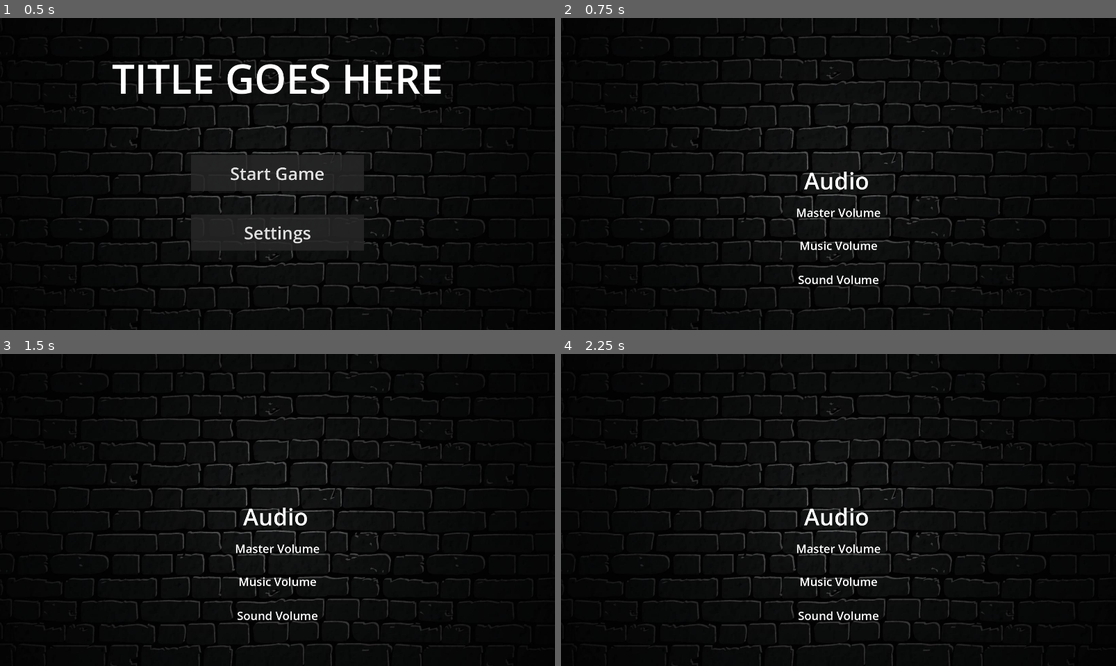
Above: before the commit, frames 1-4 (two rows, left to right).
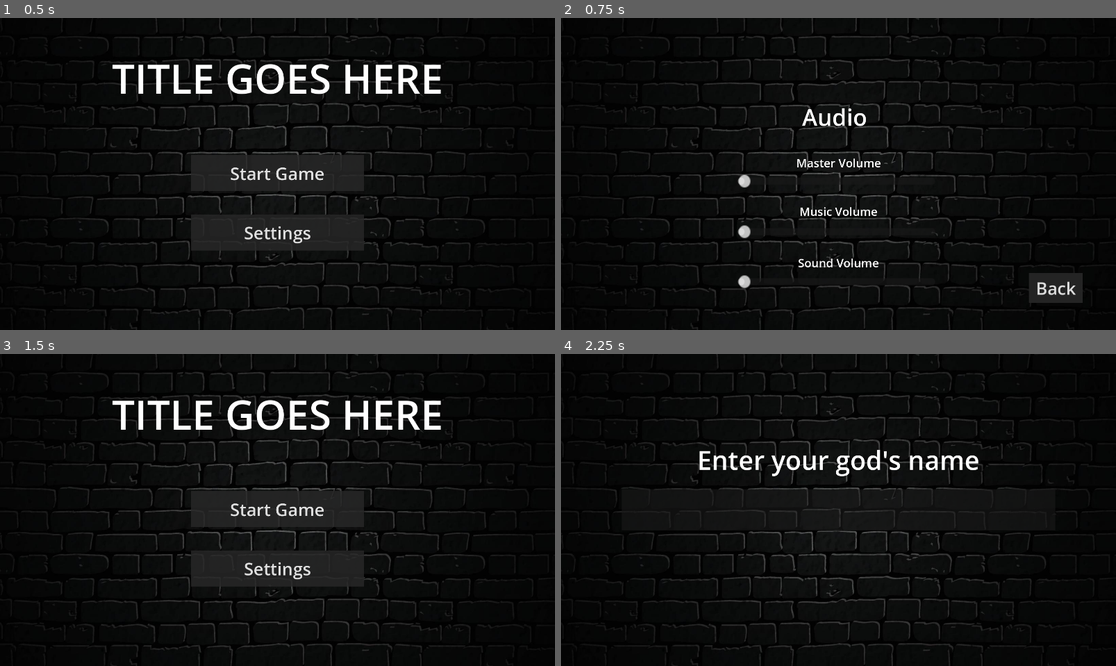
Above: after the commit, the same moments.

Repository: ShroomySquid/Ludum_Dare
Game: Godot game, scene res://root_menu_node.tscn
Two runs of this game, one before a commit and one after it. Both use one fixed random seed, a clock stepped at 60 frames per second and the inputs below. Before the commit the project starts from res://title_screen.tscn.
Inputs (mouse positions are in pixels of both pictures, inside the frame that each line leads up to):
- Up to frame 1 (0.5 s): no input
- Up to frame 2 (0.75 s): click "Settings" at 0.5 s
- Up to frame 3 (1.5 s): click (493, 625) at 1.25 s, where only the run after the commit has a clickable "Back"
- Up to frame 4 (2.25 s): click (838, 510) at 2 s, where only the run after the commit has a clickable "Start Game"

Frame 1 is identical in both runs. In frame 2, 2.6% of the frame differs, in the area x 31-94%, y 28-92%; in frame 3, 4.6%, in the area x 20-80%, y 14-86%; in frame 4, 2.1%.

Commit message:
added music to menu scenes

Diff:
--- a/ui_prototype/SettingsButton.gd
+++ b/ui_prototype/SettingsButton.gd
@@ -1,4 +1,10 @@
 extends Button
 
 func _on_pressed():
-	get_tree().change_scene_to_file("res://settings.tscn")
+	var settings_scene = $"../../../../../settings"
+	var title_screen_scene = $"../../../.."
+	var name_page_scene = $"../../../../../name_page"
+
+	settings_scene.show()
+	title_screen_scene.hide()
+	name_page_scene.hide()
--- a/ui_prototype/StartButton.gd
+++ b/ui_prototype/StartButton.gd
@@ -3,4 +3,10 @@
 
 
 func _on_pressed():
-	get_tree().change_scene_to_file("res://name_page.tscn")
+	var settings_scene = $"../../../../../settings"
+	var title_screen_scene = $"../../../.."
+	var name_page_scene = $"../../../../../name_page"
+
+	settings_scene.hide()
+	title_screen_scene.hide()
+	name_page_scene.show()
--- /dev/null
+++ b/ui_prototype/audio_manager.gd
@@ -0,0 +1,11 @@
+extends AudioStreamPlayer
+
+
+# Called when the node enters the scene tree for the first time.
+func _ready():
+	self.play()
+
+
+func _process(delta):
+	if !self.playing:
+		self.play()
--- /dev/null
+++ b/ui_prototype/audio_manager.tscn
@@ -0,0 +1,8 @@
+[gd_scene load_steps=3 format=3 uid="uid://b64k0dhbslb86"]
+
+[ext_resource type="AudioStream" uid="uid://bvknnw5u58q7s" path="res://audio/Musique_MenuPrincipal.mp3" id="1_7avjb"]
+[ext_resource type="Script" path="res://audio_manager.gd" id="2_6fxxu"]
+
+[node name="audio_manager" type="AudioStreamPlayer"]
+stream = ExtResource("1_7avjb")
+script = ExtResource("2_6fxxu")
--- /dev/null
+++ b/ui_prototype/back_button.gd
@@ -0,0 +1,11 @@
+extends Button
+
+
+func _on_pressed():
+	var settings_scene = $".."
+	var title_screen_scene = $"../../TitleScreen"
+	var name_page_scene = $"../../name_page"
+
+	settings_scene.hide()
+	title_screen_scene.show()
+	name_page_scene.hide()
--- /dev/null
+++ b/ui_prototype/name_page.gd
@@ -0,0 +1,6 @@
+extends Control
+
+
+# Called when the node enters the scene tree for the first time.
+func _ready():
+	self.hide()
--- a/ui_prototype/name_page.tscn
+++ b/ui_prototype/name_page.tscn
@@ -21,21 +21,30 @@
 texture = ExtResource("1_sih2i")
 
 [node name="god_name_label" type="Label" parent="."]
-layout_mode = 2
-offset_left = 12.0
-offset_top = 210.0
-offset_right = 1908.0
-offset_bottom = 347.0
-theme_override_font_sizes/font_size = 100
+layout_mode = 1
+anchors_preset = 5
+anchor_left = 0.5
+anchor_right = 0.5
+offset_left = -948.0
+offset_top = 304.0
+offset_right = 948.0
+offset_bottom = 441.0
+grow_horizontal = 2
+theme_override_font_sizes/font_size = 90
 text = "Enter your god's name"
 horizontal_alignment = 1
 
 [node name="LineEdit" type="LineEdit" parent="."]
-layout_mode = 2
-offset_left = 178.0
-offset_top = 404.0
-offset_right = 1678.0
-offset_bottom = 549.0
+layout_mode = 1
+anchors_preset = 8
+anchor_left = 0.5
+anchor_top = 0.5
+anchor_right = 0.5
+anchor_bottom = 0.5
+offset_left = -750.0
+offset_top = -72.5
+offset_right = 750.0
+offset_bottom = 72.5
 grow_horizontal = 2
 grow_vertical = 2
 size_flags_horizontal = 4
--- a/ui_prototype/project.godot
+++ b/ui_prototype/project.godot
@@ -11,7 +11,7 @@
 [application]
 
 config/name="ui_prototype"
-run/main_scene="res://title_screen.tscn"
+run/main_scene="res://root_menu_node.tscn"
 config/features=PackedStringArray("4.2", "Forward Plus")
 config/icon="res://icon.svg"
 
--- /dev/null
+++ b/ui_prototype/root_menu_node.tscn
@@ -0,0 +1,286 @@
+[gd_scene load_steps=11 format=3 uid="uid://di80cpj3n1ee1"]
+
+[ext_resource type="PackedScene" uid="uid://b64k0dhbslb86" path="res://audio_manager.tscn" id="1_scxvw"]
+[ext_resource type="Script" path="res://name_page.gd" id="3_7ksfk"]
+[ext_resource type="Script" path="res://LineEdit.gd" id="4_6dy8q"]
+[ext_resource type="Script" path="res://settings.gd" id="5_b2r4y"]
+[ext_resource type="Texture2D" uid="uid://cn4uwpr3kgr6w" path="res://brick.jpg" id="6_6ws0e"]
+[ext_resource type="Script" path="res://back_button.gd" id="6_eikeb"]
+[ext_resource type="Script" path="res://StartButton.gd" id="7_03lha"]
+[ext_resource type="Script" path="res://SettingsButton.gd" id="8_eq8ui"]
+
+[sub_resource type="StyleBoxFlat" id="StyleBoxFlat_1ika5"]
+bg_color = Color(0.141176, 0.141176, 0.141176, 1)
+
+[sub_resource type="StyleBoxFlat" id="StyleBoxFlat_0je0y"]
+bg_color = Color(0.152941, 0.152941, 0.152941, 0.839216)
+
+[node name="root_menu_node" type="Control"]
+layout_mode = 3
+anchors_preset = 15
+anchor_right = 1.0
+anchor_bottom = 1.0
+grow_horizontal = 2
+grow_vertical = 2
+
+[node name="audio_manager" parent="." instance=ExtResource("1_scxvw")]
+
+[node name="name_page" type="Control" parent="."]
+layout_mode = 1
+anchors_preset = 15
+anchor_right = 1.0
+anchor_bottom = 1.0
+grow_horizontal = 2
+grow_vertical = 2
+script = ExtResource("3_7ksfk")
+
+[node name="title_background" type="TextureRect" parent="name_page"]
+layout_mode = 1
+anchors_preset = 15
+anchor_right = 1.0
+anchor_bottom = 1.0
+grow_horizontal = 2
+grow_vertical = 2
+texture = ExtResource("6_6ws0e")
+
+[node name="god_name_label" type="Label" parent="name_page"]
+layout_mode = 1
+anchors_preset = 5
+anchor_left = 0.5
+anchor_right = 0.5
+offset_left = -948.0
+offset_top = 304.0
+offset_right = 948.0
+offset_bottom = 441.0
+grow_horizontal = 2
+theme_override_font_sizes/font_size = 90
+text = "Enter your god's name"
+horizontal_alignment = 1
+
+[node name="LineEdit" type="LineEdit" parent="name_page"]
+layout_mode = 1
+anchors_preset = 8
+anchor_left = 0.5
+anchor_top = 0.5
+anchor_right = 0.5
+anchor_bottom = 0.5
+offset_left = -750.0
+offset_top = -72.5
+offset_right = 750.0
+offset_bottom = 72.5
+grow_horizontal = 2
+grow_vertical = 2
+size_flags_horizontal = 4
+size_flags_vertical = 4
+theme_override_font_sizes/font_size = 55
+alignment = 1
+max_length = 40
+select_all_on_focus = true
+script = ExtResource("4_6dy8q")
+
+[node name="settings" type="Control" parent="."]
+layout_mode = 1
+anchors_preset = 15
+anchor_right = 1.0
+anchor_bottom = 1.0
+grow_horizontal = 2
+grow_vertical = 2
+script = ExtResource("5_b2r4y")
+
+[node name="title_background" type="TextureRect" parent="settings"]
+layout_mode = 1
+anchors_preset = 15
+anchor_right = 1.0
+anchor_bottom = 1.0
+grow_horizontal = 2
+grow_vertical = 2
+texture = ExtResource("6_6ws0e")
+
+[node name="audio_label" type="Label" parent="settings"]
+layout_mode = 1
+anchors_preset = 5
+anchor_left = 0.5
+anchor_right = 0.5
+offset_left = -126.5
+offset_top = 287.0
+offset_right = 126.5
+offset_bottom = 411.0
+grow_horizontal = 2
+theme_override_font_sizes/font_size = 80
+text = "Audio"
+
+[node name="master_label" type="Label" parent="settings"]
+layout_mode = 1
+anchors_preset = 8
+anchor_left = 0.5
+anchor_top = 0.5
+anchor_right = 0.5
+anchor_bottom = 0.5
+offset_left = -145.0
+offset_top = -66.0
+offset_right = 146.0
+offset_bottom = -11.0
+grow_horizontal = 2
+grow_vertical = 2
+size_flags_horizontal = 4
+theme_override_font_sizes/font_size = 40
+text = "Master Volume"
+horizontal_alignment = 1
+
+[node name="music_label" type="Label" parent="settings"]
+layout_mode = 1
+anchors_preset = 8
+anchor_left = 0.5
+anchor_top = 0.5
+anchor_right = 0.5
+anchor_bottom = 0.5
+offset_left = -134.0
+offset_top = 102.0
+offset_right = 134.0
+offset_bottom = 157.0
+grow_horizontal = 2
+grow_vertical = 2
+size_flags_horizontal = 4
+theme_override_font_sizes/font_size = 40
+text = "Music Volume"
+horizontal_alignment = 1
+
+[node name="sound_label" type="Label" parent="settings"]
+layout_mode = 1
+anchors_preset = 8
+anchor_left = 0.5
+anchor_top = 0.5
+anchor_right = 0.5
+anchor_bottom = 0.5
+offset_left = -138.5
+offset_top = 280.0
+offset_right = 138.5
+offset_bottom = 335.0
+grow_horizontal = 2
+grow_vertical = 2
+size_flags_horizontal = 4
+theme_override_font_sizes/font_size = 40
+text = "Sound Volume"
+horizontal_alignment = 1
+
+[node name="master_slider" type="HSlider" parent="settings"]
+layout_mode = 0
+offset_left = 612.0
+offset_top = 540.0
+offset_right = 849.0
+offset_bottom = 556.0
+scale = Vector2(2.88, 3.1104)
+
+[node name="music_slider" type="HSlider" parent="settings"]
+layout_mode = 0
+offset_left = 612.0
+offset_top = 715.0
+offset_right = 849.0
+offset_bottom = 731.0
+scale = Vector2(2.88, 3.1104)
+
+[node name="sound_slider" type="HSlider" parent="settings"]
+layout_mode = 0
+offset_left = 612.0
+offset_top = 888.0
+offset_right = 849.0
+offset_bottom = 904.0
+scale = Vector2(2.88, 3.1104)
+
+[node name="back_button" type="Button" parent="settings"]
+layout_mode = 0
+offset_left = 1619.0
+offset_top = 883.0
+offset_right = 1805.0
+offset_bottom = 986.0
+theme_override_font_sizes/font_size = 60
+theme_override_styles/normal = SubResource("StyleBoxFlat_1ika5")
+text = "Back"
+script = ExtResource("6_eikeb")
+
+[node name="TitleScreen" type="Control" parent="."]
+layout_mode = 1
+anchors_preset = 15
+anchor_right = 1.0
+anchor_bottom = 1.0
+grow_horizontal = 2
+grow_vertical = 2
+
+[node name="title_background" type="TextureRect" parent="TitleScreen"]
+layout_mode = 1
+anchors_preset = 15
+anchor_right = 1.0
+anchor_bottom = 1.0
+grow_horizontal = 2
+grow_vertical = 2
+texture = ExtResource("6_6ws0e")
+
+[node name="buttons_container" type="MarginContainer" parent="TitleScreen"]
+layout_mode = 1
+anchors_preset = 15
+anchor_right = 1.0
+anchor_bottom = 1.0
+grow_horizontal = 2
+grow_vertical = 2
+size_flags_horizontal = 4
+size_flags_vertical = 4
+theme_override_constants/margin_left = 12
+theme_override_constants/margin_top = 12
+theme_override_constants/margin_right = 12
+theme_override_constants/margin_bottom = 12
+
+[node name="to_delete" type="VBoxContainer" parent="TitleScreen/buttons_container"]
+layout_mode = 2
+theme_override_constants/separation = 100
+
+[node name="Separator" type="Control" parent="TitleScreen/buttons_container/to_delete"]
+layout_mode = 2
+
+[node name="Logotodelete" type="Label" parent="TitleScreen/buttons_container/to_delete"]
+layout_mode = 2
+theme_override_font_sizes/font_size = 140
+text = "TITLE GOES HERE"
+horizontal_alignment = 1
+
+[node name="HBoxContainer" type="HBoxContainer" parent="TitleScreen/buttons_container"]
+layout_mode = 2
+alignment = 1
+
+[node name="VBoxContainer" type="VBoxContainer" parent="TitleScreen/buttons_container/HBoxContainer"]
+layout_mode = 2
+theme_override_constants/separation = 40
+alignment = 1
+
+[node name="Separator2" type="Control" parent="TitleScreen/buttons_container/HBoxContainer/VBoxContainer"]
+custom_minimum_size = Vector2(0, 160)
+layout_mode = 2
+
+[node name="StartButton" type="Button" parent="TitleScreen/buttons_container/HBoxContainer/VBoxContainer"]
+custom_minimum_size = Vector2(600, 125)
+layout_mode = 2
+size_flags_horizontal = 4
+size_flags_vertical = 4
+theme_override_font_sizes/font_size = 60
+theme_override_styles/normal = SubResource("StyleBoxFlat_0je0y")
+text = "Start Game
+"
+script = ExtResource("7_03lha")
+
+[node name="Separator3" type="Control" parent="TitleScreen/buttons_container/HBoxContainer/VBoxContainer"]
+layout_mode = 2
+
+[node name="SettingsButton" type="Button" parent="TitleScreen/buttons_container/HBoxContainer/VBoxContainer"]
+custom_minimum_size = Vector2(600, 125)
+layout_mode = 2
+size_flags_horizontal = 4
+size_flags_vertical = 4
+theme_override_font_sizes/font_size = 60
+theme_override_styles/normal = SubResource("StyleBoxFlat_0je0y")
+text = "Settings
+"
+script = ExtResource("8_eq8ui")
+
+[connection signal="text_submitted" from="name_page/LineEdit" to="name_page/LineEdit" method="_on_text_submitted"]
+[connection signal="pressed" from="settings/back_button" to="settings/back_button" method="_on_pressed"]
+[connection signal="pressed" from="TitleScreen/buttons_container/HBoxContainer/VBoxContainer/StartButton" to="TitleScreen/buttons_container/HBoxContainer/VBoxContainer/StartButton" method="_on_pressed"]
+[connection signal="pressed" from="TitleScreen/buttons_container/HBoxContainer/VBoxContainer/SettingsButton" to="TitleScreen/buttons_container/HBoxContainer/VBoxContainer/SettingsButton" method="_on_pressed"]
--- /dev/null
+++ b/ui_prototype/settings.gd
@@ -0,0 +1,6 @@
+extends Control
+
+
+# Called when the node enters the scene tree for the first time.
+func _ready():
+	self.hide()
--- a/ui_prototype/settings.tscn
+++ b/ui_prototype/settings.tscn
@@ -1,6 +1,10 @@
-[gd_scene load_steps=2 format=3 uid="uid://cvqe7debalfaf"]
+[gd_scene load_steps=4 format=3 uid="uid://cvqe7debalfaf"]
 
 [ext_resource type="Texture2D" uid="uid://cn4uwpr3kgr6w" path="res://brick.jpg" id="1_c5xgg"]
+[ext_resource type="Script" path="res://back_button.gd" id="2_1kqqy"]
+
+[sub_resource type="StyleBoxFlat" id="StyleBoxFlat_1ika5"]
+bg_color = Color(0.141176, 0.141176, 0.141176, 1)
 
 [node name="settings" type="Control"]
 layout_mode = 3
@@ -20,52 +24,105 @@
 texture = ExtResource("1_c5xgg")
 
 [node name="audio_label" type="Label" parent="."]
-layout_mode = 0
-offset_left = 841.0
-offset_top = 507.0
-offset_right = 1094.0
-offset_bottom = 631.0
+layout_mode = 1
+anchors_preset = 5
+anchor_left = 0.5
+anchor_right = 0.5
+offset_left = -126.5
+offset_top = 287.0
+offset_right = 126.5
+offset_bottom = 411.0
+grow_horizontal = 2
 theme_override_font_sizes/font_size = 80
 text = "Audio"
 
 [node name="master_label" type="Label" parent="."]
 layout_mode = 1
-anchors_preset = 14
+anchors_preset = 8
+anchor_left = 0.5
 anchor_top = 0.5
-anchor_right = 1.0
+anchor_right = 0.5
 anchor_bottom = 0.5
-offset_top = 106.0
-offset_bottom = 161.0
+offset_left = -145.0
+offset_top = -66.0
+offset_right = 146.0
+offset_bottom = -11.0
 grow_horizontal = 2
 grow_vertical = 2
+size_flags_horizontal = 4
 theme_override_font_sizes/font_size = 40
 text = "Master Volume"
 horizontal_alignment = 1
 
 [node name="music_label" type="Label" parent="."]
 layout_mode = 1
-anchors_preset = 14
+anchors_preset = 8
+anchor_left = 0.5
 anchor_top = 0.5
-anchor_right = 1.0
+anchor_right = 0.5
 anchor_bottom = 0.5
-offset_top = 220.0
-offset_bottom = 275.0
+offset_left = -134.0
+offset_top = 102.0
+offset_right = 134.0
+offset_bottom = 157.0
 grow_horizontal = 2
 grow_vertical = 2
+size_flags_horizontal = 4
 theme_override_font_sizes/font_size = 40
 text = "Music Volume"
 horizontal_alignment = 1
 
 [node name="sound_label" type="Label" parent="."]
 layout_mode = 1
-anchors_preset = 14
+anchors_preset = 8
+anchor_left = 0.5
 anchor_top = 0.5
-anchor_right = 1.0
+anchor_right = 0.5
 anchor_bottom = 0.5
-offset_top = 338.0
-offset_bottom = 393.0
+offset_left = -138.5
+offset_top = 280.0
+offset_right = 138.5
+offset_bottom = 335.0
 grow_horizontal = 2
 grow_vertical = 2
+size_flags_horizontal = 4
 theme_override_font_sizes/font_size = 40
 text = "Sound Volume"
 horizontal_alignment = 1
+
+[node name="master_slider" type="HSlider" parent="."]
+layout_mode = 0
+offset_left = 612.0
+offset_top = 540.0
+offset_right = 849.0
+offset_bottom = 556.0
+scale = Vector2(2.88, 3.1104)
+
+[node name="music_slider" type="HSlider" parent="."]
+layout_mode = 0
+offset_left = 612.0
+offset_top = 715.0
+offset_right = 849.0
+offset_bottom = 731.0
+scale = Vector2(2.88, 3.1104)
+
+[node name="sound_slider" type="HSlider" parent="."]
+layout_mode = 0
+offset_left = 612.0
+offset_top = 888.0
+offset_right = 849.0
+offset_bottom = 904.0
+scale = Vector2(2.88, 3.1104)
+
+[node name="back_button" type="Button" parent="."]
+layout_mode = 0
+offset_left = 1619.0
+offset_top = 883.0
+offset_right = 1805.0
+offset_bottom = 986.0
+theme_override_font_sizes/font_size = 60
+theme_override_styles/normal = SubResource("StyleBoxFlat_1ika5")
+text = "Back"
+script = ExtResource("2_1kqqy")
+
+[connection signal="pressed" from="back_button" to="back_button" method="_on_pressed"]
Not shown, added: ui_prototype/audio/Musique_Fin.mp3.import
Not shown, added: ui_prototype/audio/Musique_MenuPrincipal.mp3.import
Not shown, added: ui_prototype/audio/Musique_Scène1.mp3.import
Not shown, added: ui_prototype/audio/Pop1.mp3.import
Not shown, added: ui_prototype/audio/Pop2.mp3.import
Not shown, added: ui_prototype/audio/Pop3.mp3.import
Not shown, added: ui_prototype/audio/Voix1_1.mp3.import
Not shown, added: ui_prototype/audio/Voix1_2.mp3.import
Not shown, added: ui_prototype/audio/Voix1_3.mp3.import
Not shown, added: ui_prototype/audio/Voix1_4.mp3.import
Not shown, added: ui_prototype/audio/Voix1_5.mp3.import
Not shown, added: ui_prototype/audio/Voix2_1.mp3.import
(and 64 more such lines)
